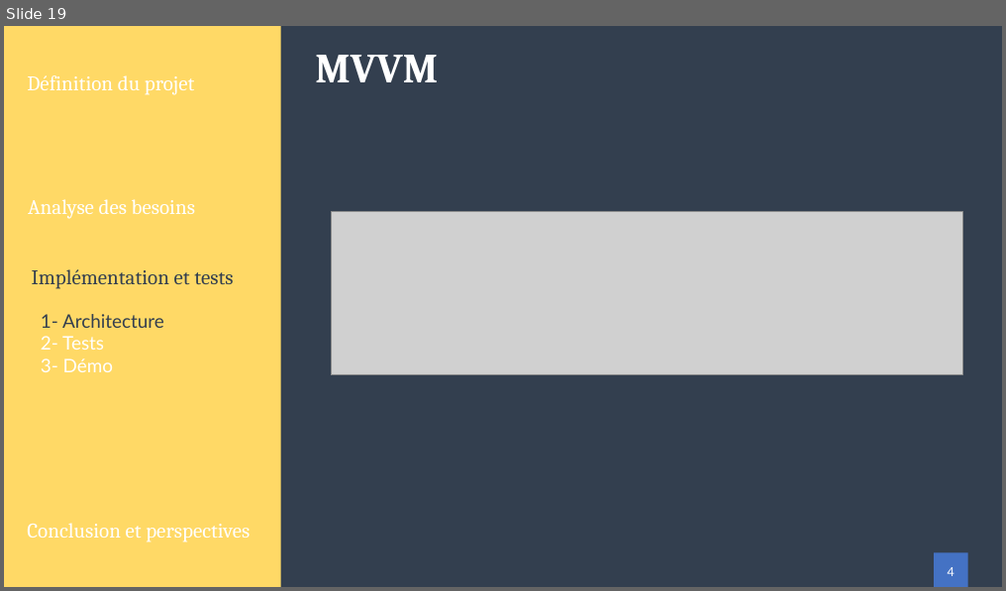
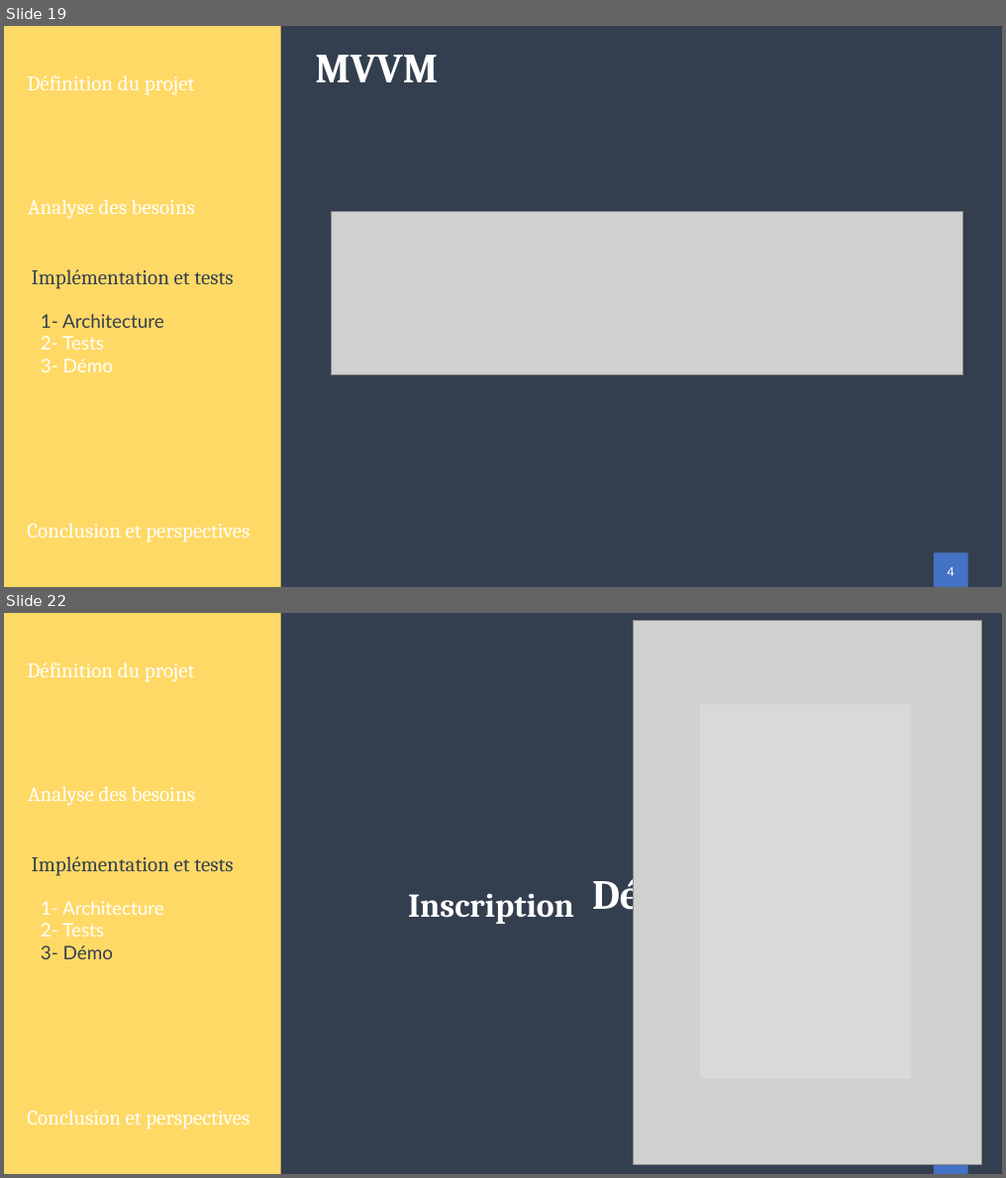
Before and after one commit to Zeuzif/thesis, a slide deck: presentation/Presentation.pptx. Shown one above the other, each under a label of ours: slide 19 before the commit, slides 19 and 22 after it; the slides between them are not shown. The pictures are 1006x591 and 1006x1178 pixels, drawn with LibreOffice and Linux fonts; fonts in the diff are those of the drawing; grey boxes stand for pictures. Boxes give left, top, right and bottom in pixels: in the first picture for what was removed or moved away, otherwise in the second. Text is boxed around its words. In the diff, an @@ line names an element or a change of style, - is before the commit and + after.

```diff
--- a/presentation/Presentation.pptx
+++ b/presentation/Presentation.pptx
@@ slide 22 added at box(4, 613, 1002, 1174), background #FFFFFF @@
@@ rectangle added at box(4, 613, 1002, 1174), fill #333F50 @@
@@ rectangle added at box(4, 613, 281, 1174), fill #FFD966 @@
@@ picture added at box(634, 621, 982, 1165) @@
@@ text added at box(27, 663, 195, 682), 20 pt, text #FFFFFF @@
+Définition du projet
@@ rectangle added at box(700, 704, 912, 1078), fill #D9D9D9 @@
@@ text added at box(28, 786, 195, 806), 20 pt, text #FFFFFF @@
+Analyse des besoins
@@ text added at box(32, 857, 233, 876), 20 pt, text #333F50 @@
+Implémentation et tests
@@ text added at box(592, 871, 700, 920), 40 pt, text #FFFFFF, bold @@
+Démo
@@ text added at box(41, 901, 164, 959), 18 pt, text #FFFFFF @@
+1- Architecture
+2- Tests
+3- Démo
@@ text added at box(408, 893, 574, 924), 32 pt, text #FFFFFF, bold @@
+Inscription
@@ rectangle added at box(23, 928, 33, 961), fill #FFD966 @@
@@ text added at box(27, 1110, 250, 1130), 20 pt, text #FFFFFF @@
+Conclusion et perspectives
@@ rectangle added at box(23, 1142, 33, 1174), fill #FFD966 @@
@@ rectangle added at box(934, 1140, 968, 1174), fill #4472C4 @@
@@ text added at box(947, 1164, 954, 1166), 12 pt, text #FFFFFF @@
+4
```
Also in this commit, not shown: 3 slides changed, 2 other files.
